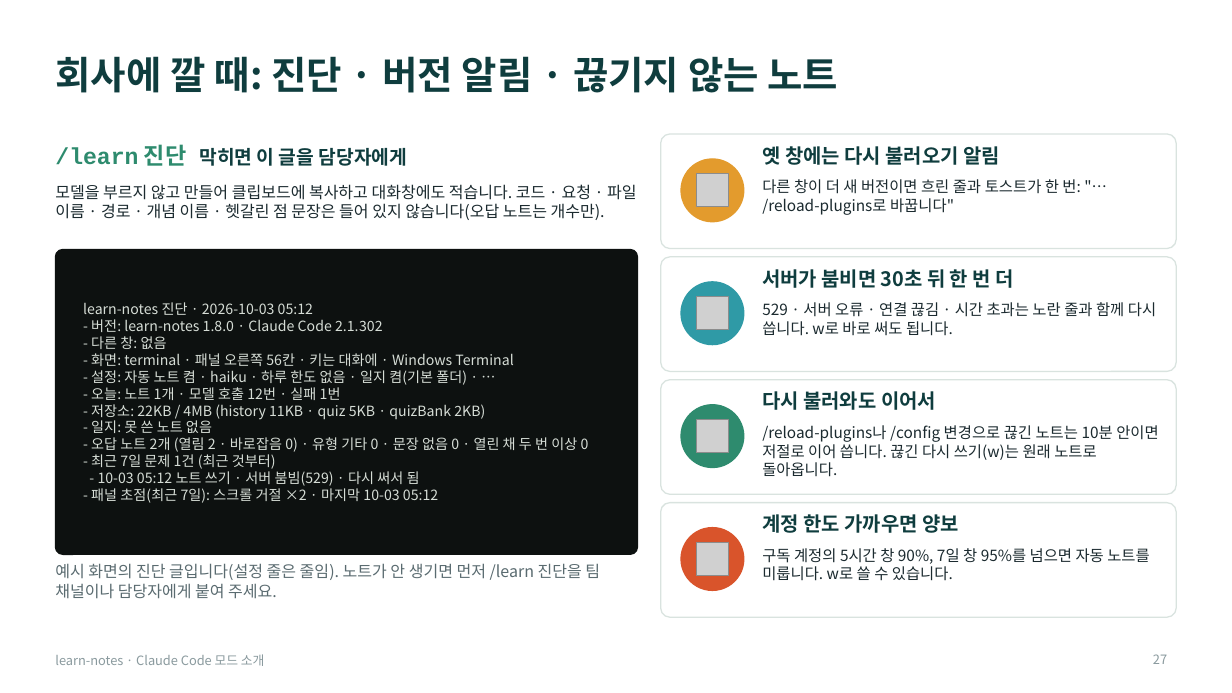
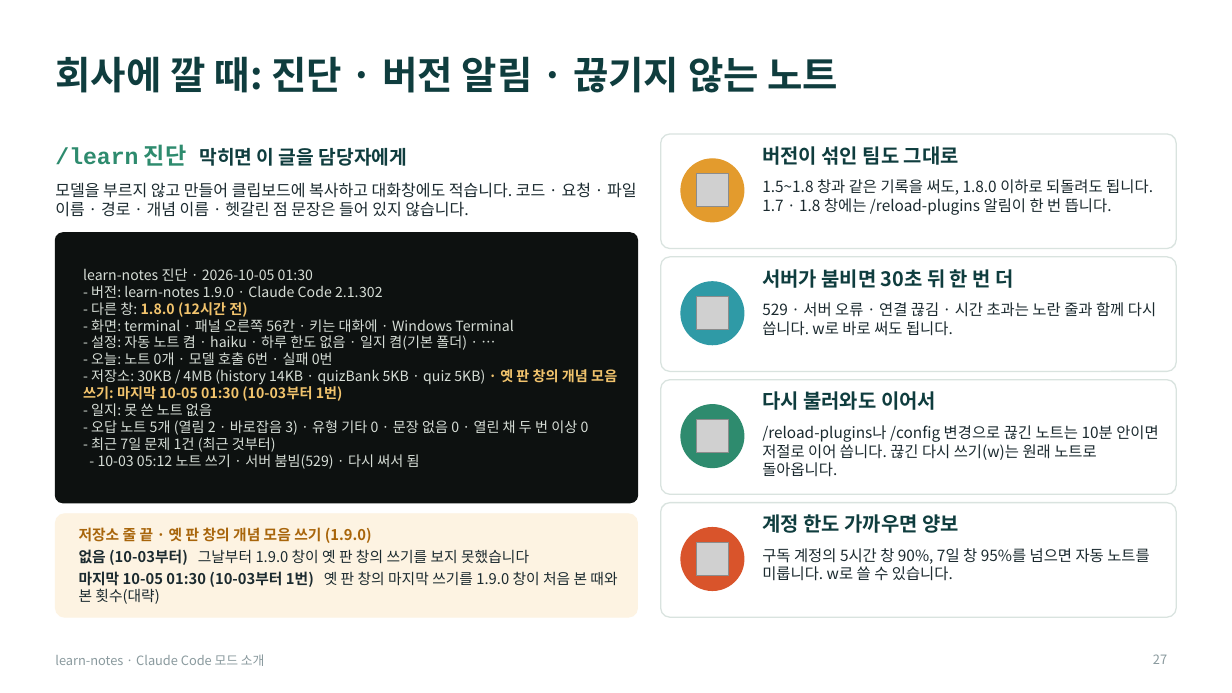
Before and after one commit to Owen-YC/learn-notes, a slide deck: slide 27 of docs/team/learn-notes-intro.pptx. Drawn at 1232x693 pixels with LibreOffice and Linux fonts; fonts in the diff are those of the drawing; grey boxes stand for pictures. Boxes give left, top, right and bottom in pixels: in the first picture for what was removed or moved away, otherwise in the second. Text is boxed around its words. In the diff, an @@ line names an element or a change of style, - is before the commit and + after.

```diff
--- a/docs/team/learn-notes-intro.pptx
+++ b/docs/team/learn-notes-intro.pptx
@@ text at [762,146,959,165]: text changed @@
-옛 창에는 다시 불러오기 알림
+버전이 섞인 팀도 그대로
@@ text at [762,179,1153,215]: text changed @@
-다른 창이 더 새 버전이면 흐린 줄과 토스트가 한 번: "… /reload-plugins로 바꿉니다"
+1.5~1.8 창과 같은 기록을 써도, 1.8.0 이하로 되돌려도 됩니다. 1.7 · 1.8 창에는 /reload-plugins 알림이 한 번 뜹니다.
@@ text at [55,182,636,217]: text changed @@
-모델을 부르지 않고 만들어 클립보드에 복사하고 대화창에도 적습니다. 코드 · 요청 · 파일 이름 · 경로 · 개념 이름 · 헷갈린 점 문장은 들어 있지 않습니다(오답 노트는 개수만).
+모델을 부르지 않고 만들어 클립보드에 복사하고 대화창에도 적습니다. 코드 · 요청 · 파일 이름 · 경로 · 개념 이름 · 헷갈린 점 문장은 들어 있지 않습니다.
@@ rounded rectangle: place and size @@
-rounded rectangle at [55,250,638,555]
+rounded rectangle at [55,233,638,503]
@@ rounded rectangle at [55,233,638,503]: proportions changed @@
@@ text "learn-notes 진단 · 2026-10-05 01:30": place and size @@
-text "learn-notes 진단 · 2026-10-05 01:30" at [83,302,589,503]
+text "learn-notes 진단 · 2026-10-05 01:30" at [83,268,617,469]
@@ text at [83,268,383,317]: text changed @@
-learn-notes 진단 · 2026-10-03 05:12
-- 버전: learn-notes 1.8.0 · Claude Code 2.1.302
-- 다른 창: 없음
+learn-notes 진단 · 2026-10-05 01:30
+- 버전: learn-notes 1.9.0 · Claude Code 2.1.302
+- 다른 창: 1.8.0 (12시간 전)
@@ text at [83,352,617,401]: text changed @@
-- 오늘: 노트 1개 · 모델 호출 12번 · 실패 1번
-- 저장소: 22KB / 4MB (history 11KB · quiz 5KB · quizBank 2KB)
+- 오늘: 노트 0개 · 모델 호출 6번 · 실패 0번
+- 저장소: 30KB / 4MB (history 14KB · quizBank 5KB · quiz 5KB) · 옛 판 창의 개념 모음 쓰기: 마지막 10-05 01:30 (10-03부터 1번)
@@ text at [91,420,589,435]: text changed @@
-- 오답 노트 2개 (열림 2 · 바로잡음 0) · 유형 기타 0 · 문장 없음 0 · 열린 채 두 번 이상 0
+- 오답 노트 5개 (열림 2 · 바로잡음 3) · 유형 기타 0 · 문장 없음 0 · 열린 채 두 번 이상 0
@@ text at [91,488,438,503]: paragraph removed @@
-- 패널 초점(최근 7일): 스크롤 거절 ×2 · 마지막 10-03 05:12
@@ rounded rectangle added at [55,514,638,617], fill #FDF3E2, outline #FDF3E2 0.75 pt @@
@@ text added at [79,526,617,604], 11.5 pt, text #1B2A2F, bold @@
+저장소 줄 끝 · 옛 판 창의 개념 모음 쓰기 (1.9.0)
+없음 (10-03부터) 그날부터 1.9.0 창이 옛 판 창의 쓰기를 보지 못했습니다
+마지막 10-05 01:30 (10-03부터 1번) 옛 판 창의 마지막 쓰기를 1.9.0 창이 처음 본 때와 본 횟수(대략)
@@ text removed at [55,563,600,599] @@
-예시 화면의 진단 글입니다(설정 줄은 줄임). 노트가 안 생기면 먼저 /learn 진단을 팀 채널이나 담당자에게 붙여 주세요.
```
Also in this commit, not shown: 11 other slides changed, 21 other files.
